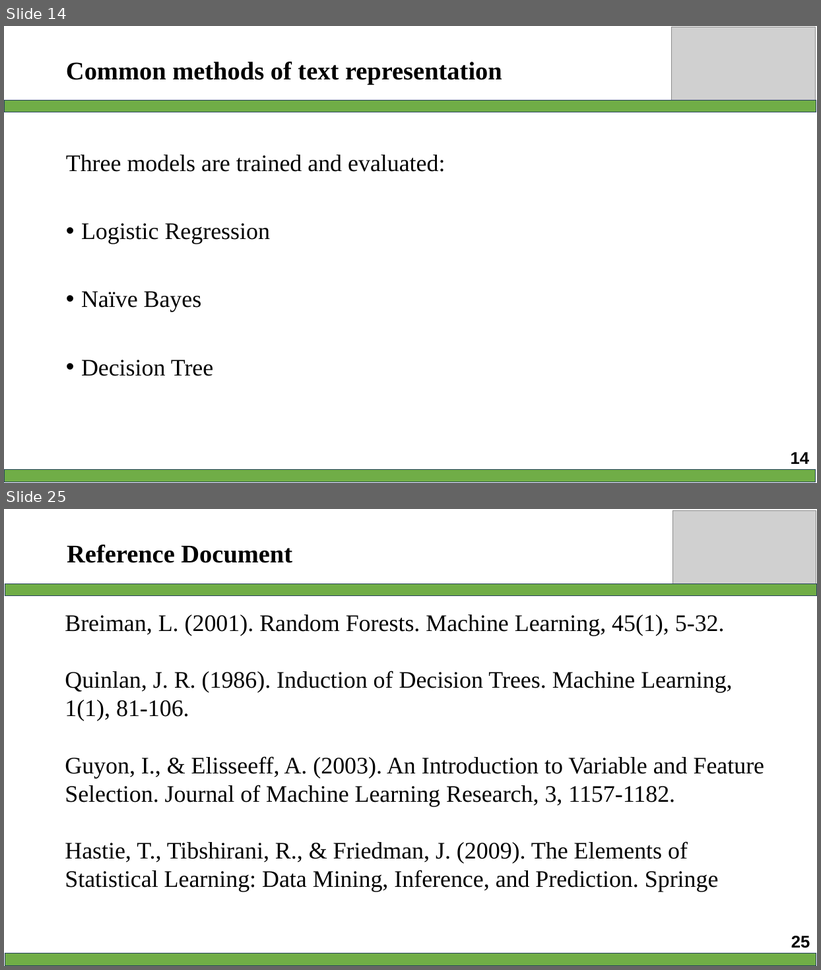
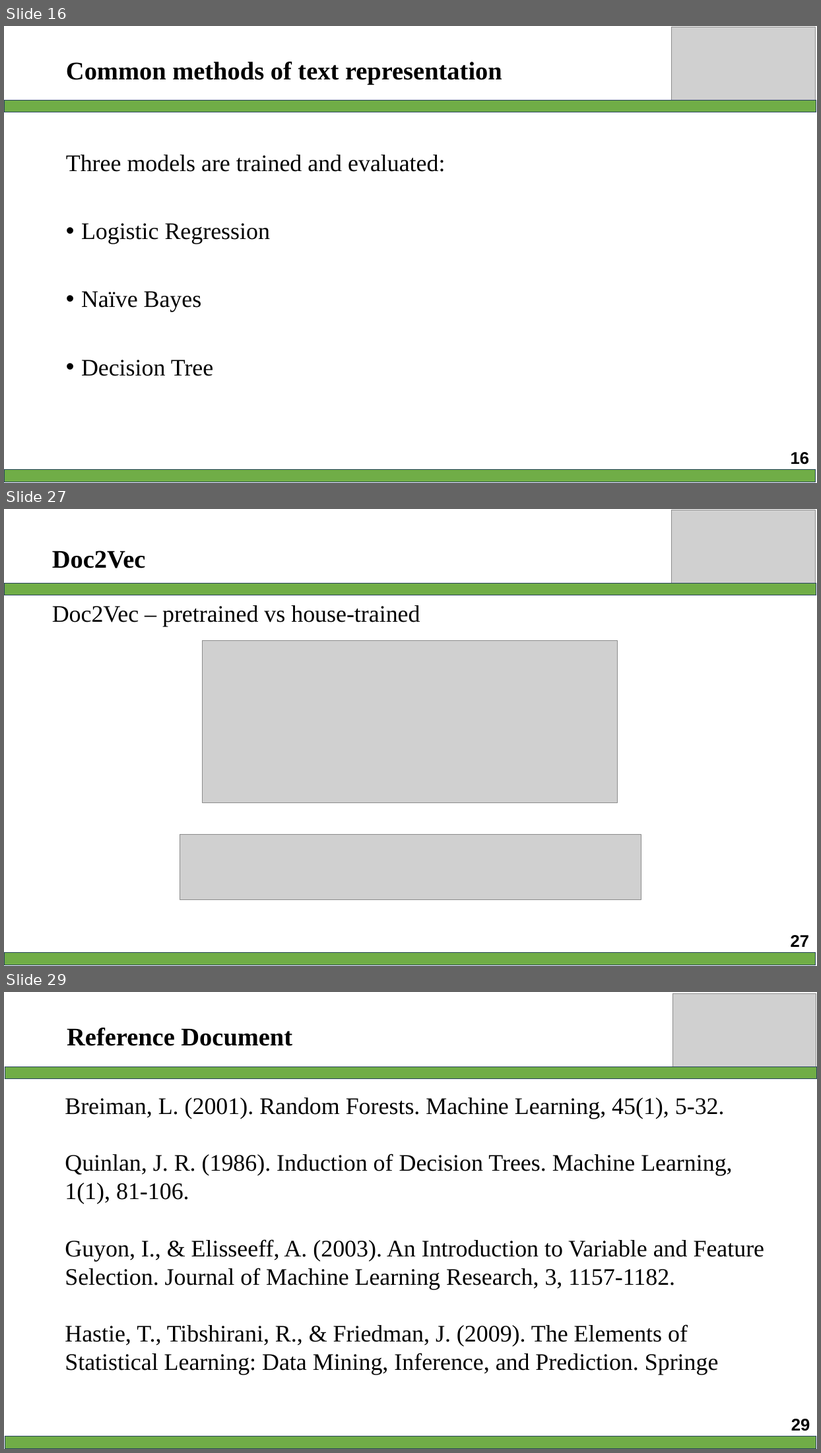
Before and after one commit to AmbiguousTimekeepr/midterm_NLP-with-RAG-, a slide deck: 522H0138_522H0092.pptx. Shown one above the other, each under a label of ours: slides 14 and 25 before the commit, slides 16, 27 and 29 after it; the slides between them are not shown. The pictures are 821x970 and 821x1453 pixels, drawn with LibreOffice and Linux fonts; fonts in the diff are those of the drawing; grey boxes stand for pictures. Boxes give left, top, right and bottom in pixels: in the first picture for what was removed or moved away, otherwise in the second. Text is boxed around its words. In the diff, an @@ line names an element or a change of style, - is before the commit and + after.

```diff
--- a/522H0138_522H0092.pptx
+++ b/522H0138_522H0092.pptx
@@ slide 27 added at (4, 509, 817, 966), background #FFFFFF @@
@@ picture added at (672, 510, 816, 584) @@
@@ title added at (52, 551, 146, 568), 30 pt, text #000000, bold @@
+Doc2Vec
@@ rectangle added at (4, 584, 816, 595), fill #70AD47, outline #28445D 1 pt @@
@@ text added at (52, 605, 420, 626), 28 pt, text #000000 @@
+Doc2Vec – pretrained vs house-trained
@@ picture added at (202, 641, 617, 803) @@
@@ picture added at (180, 835, 642, 900) @@
@@ page number added at (791, 935, 810, 947), 20 pt, text #000000, bold @@
+27
@@ rectangle added at (4, 953, 816, 965), fill #70AD47, outline #28445D 1 pt @@
@@ what was slide 14 is now slide 16 @@
@@ page number at (791, 452, 810, 465): text changed @@
-14
+16
@@ what was slide 25 is now slide 29 @@
@@ page number at (791, 1419, 811, 1432): text changed @@
-25
+29
```
Also in this commit, not shown: 20 slides changed, 5 other slides added, 2 slides removed.
